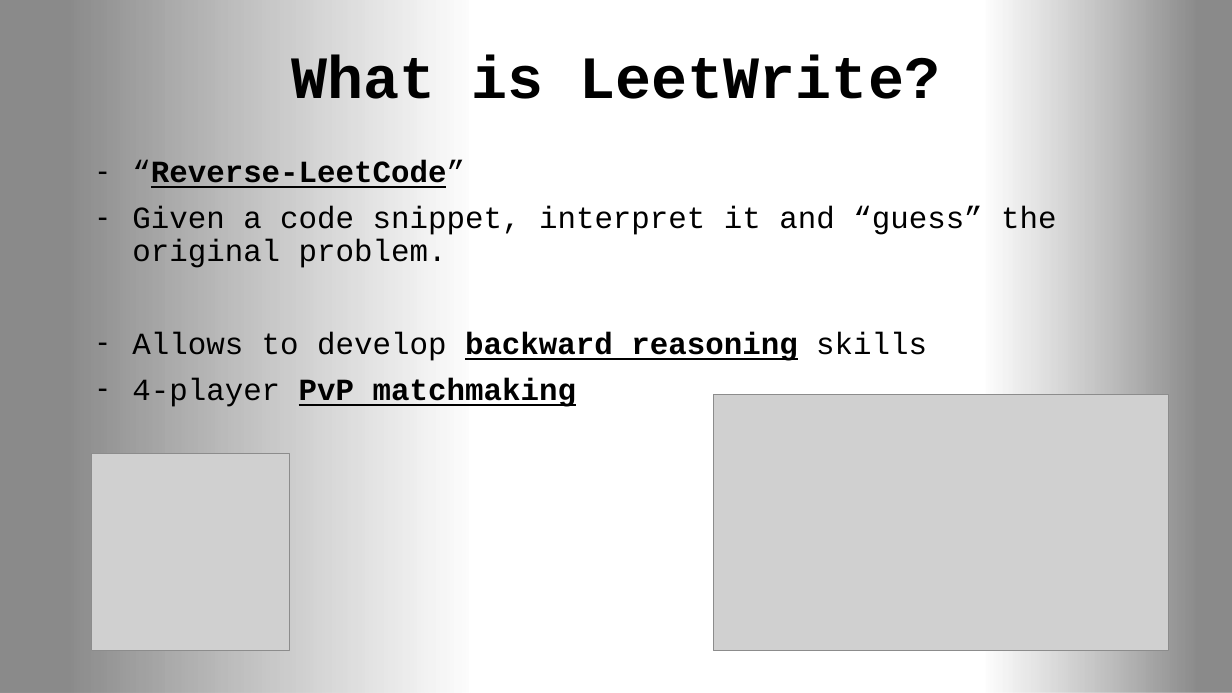
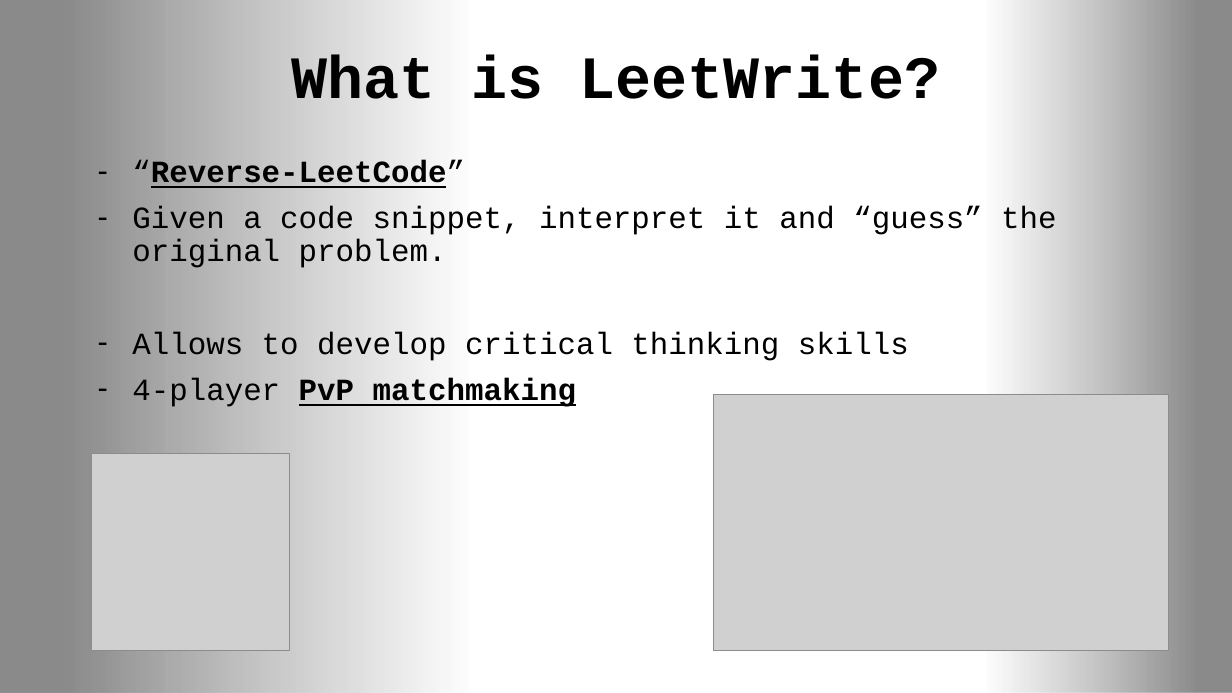
Before and after one commit to Jxl-s/LeetWrite, a slide deck: slide 2 of Presentation1.pptx. Drawn at 1232x693 pixels with LibreOffice and Linux fonts; fonts in the diff are those of the drawing; grey boxes stand for pictures. Boxes give left, top, right and bottom in pixels: in the first picture for what was removed or moved away, otherwise in the second. Text is boxed around its words. In the diff, an @@ line names an element or a change of style, - is before the commit and + after.

```diff
--- a/Presentation1.pptx
+++ b/Presentation1.pptx
@@ subtitle at [132,332,909,361]: text changed @@
-– Allows to develop backward reasoning skills
+– Allows to develop critical thinking skills
```
Also in this commit, not shown: 1 slide added, 3 other files.
